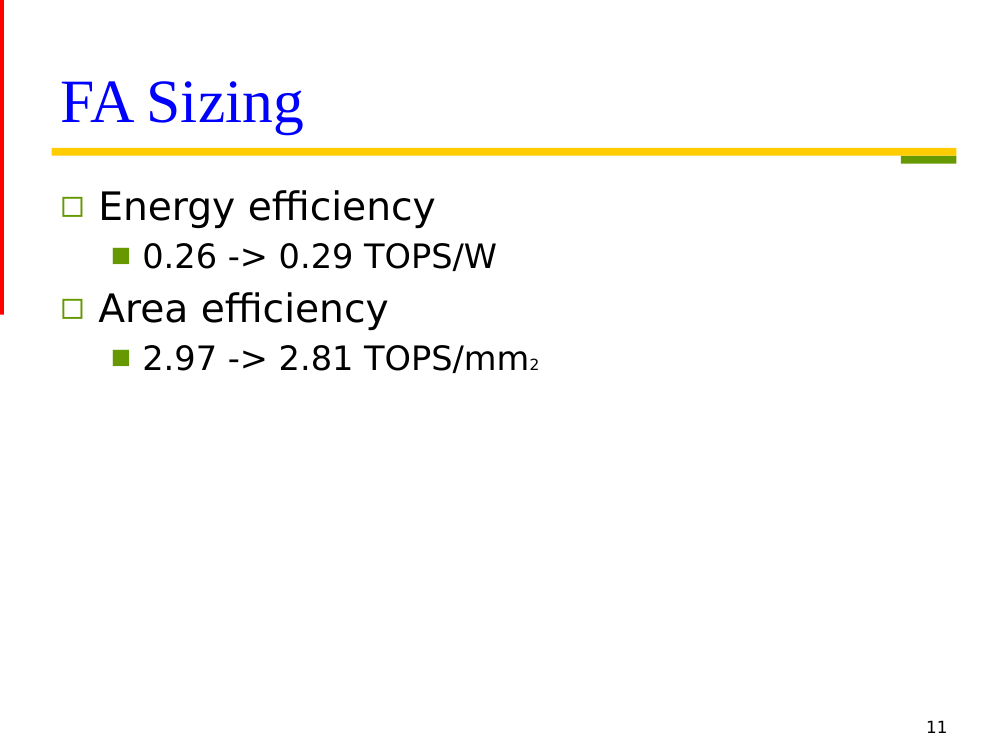
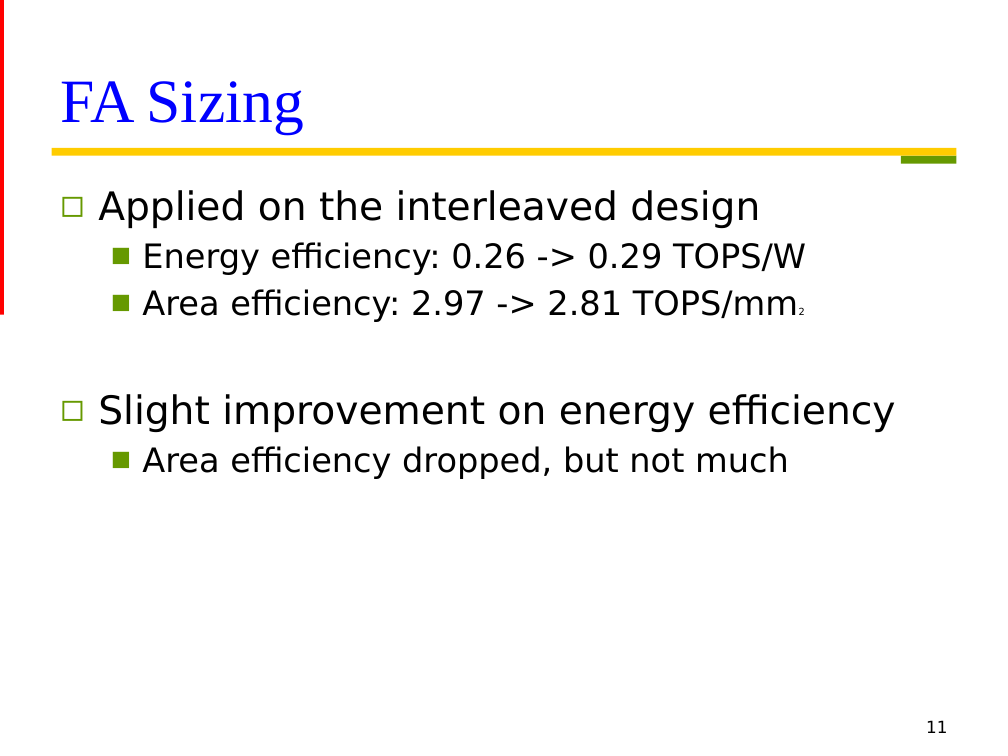
Before and after one commit to Oniontow/TTLiu_Project, a slide deck: slide 11 of tree/new_wood.pptx. Drawn at 1008x756 pixels with LibreOffice and Linux fonts; fonts in the diff are those of the drawing. Boxes give left, top, right and bottom in pixels: in the first picture for what was removed or moved away, otherwise in the second. Text is boxed around its words. In the diff, an @@ line names an element or a change of style, - is before the commit and + after.

```diff
--- a/tree/new_wood.pptx
+++ b/tree/new_wood.pptx
@@ text at [98, 190, 896, 479]: text changed @@
-◻ Energy efficiency
-  ■ 0.26 -> 0.29 TOPS/W
-◻ Area efficiency
-  ■ 2.97 -> 2.81 TOPS/mm2
+◻ Applied on the interleaved design
+  ■ Energy efficiency: 0.26 -> 0.29 TOPS/W
+  ■ Area efficiency: 2.97 -> 2.81 TOPS/mm2
+◻ Slight improvement on energy efficiency
+  ■ Area efficiency dropped, but not much
```
Also in this commit, not shown: 4 other slides changed, 1 slide added, 2 other files.
